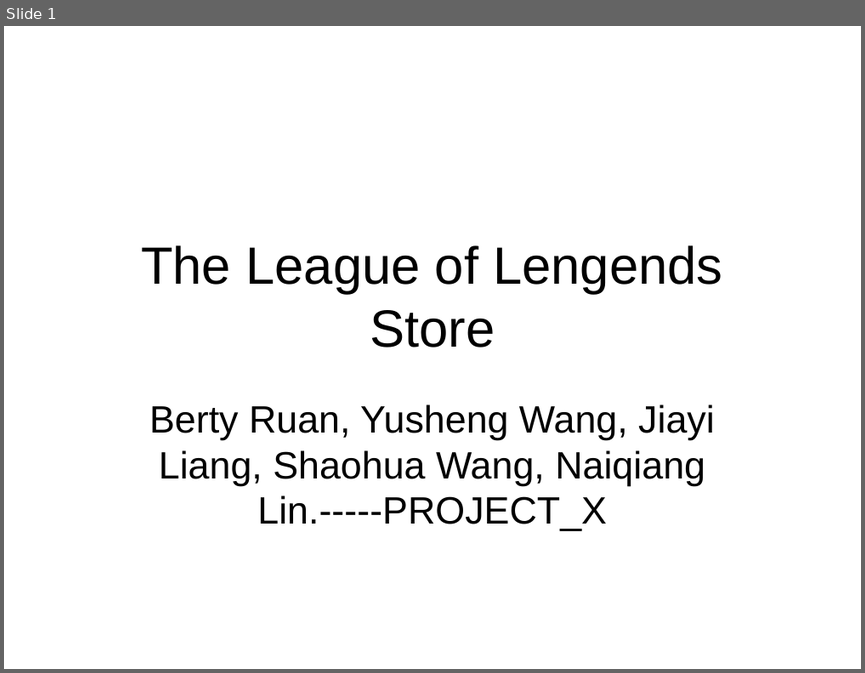
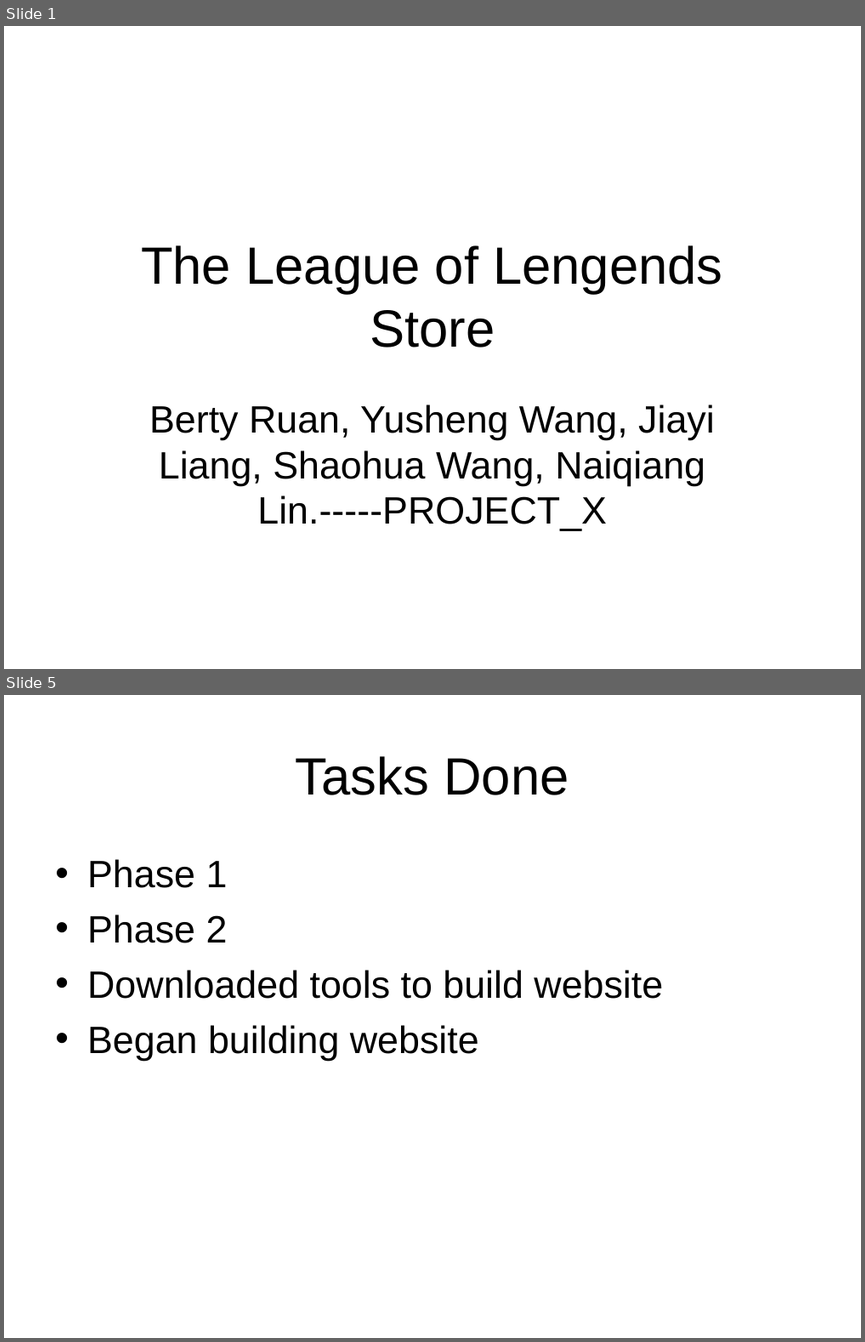
Before and after one commit to yvw5231/project, a slide deck: The League of Lengends Store.ppt. Shown one above the other, each under a label of ours: slide 1 before the commit, slides 1 and 5 after it; the slides between them are not shown. The pictures are 865x673 and 865x1342 pixels, drawn with LibreOffice and Linux fonts; fonts in the diff are those of the drawing; background and template pictures are left out. Boxes give left, top, right and bottom in pixels: in the first picture for what was removed or moved away, otherwise in the second. Text is boxed around its words. In the diff, an @@ line names an element or a change of style, - is before the commit and + after.

```diff
--- a/The League of Lengends Store.ppt
+++ b/The League of Lengends Store.ppt
@@ slide 5 added at (x1=4, y1=695, x2=861, y2=1338), background #FFFFFF @@
@@ title added at (x1=296, y1=756, x2=568, y2=795), 44 pt, text #000000 @@
+Tasks Done
@@ text added at (x1=87, y1=859, x2=663, y2=1061), 32 pt, text #000000 @@
+• Phase 1
+• Phase 2
+• Downloaded tools to build website
+• Began building website
```
Also in this commit, not shown: 4 other slides added, 4 slides removed.
